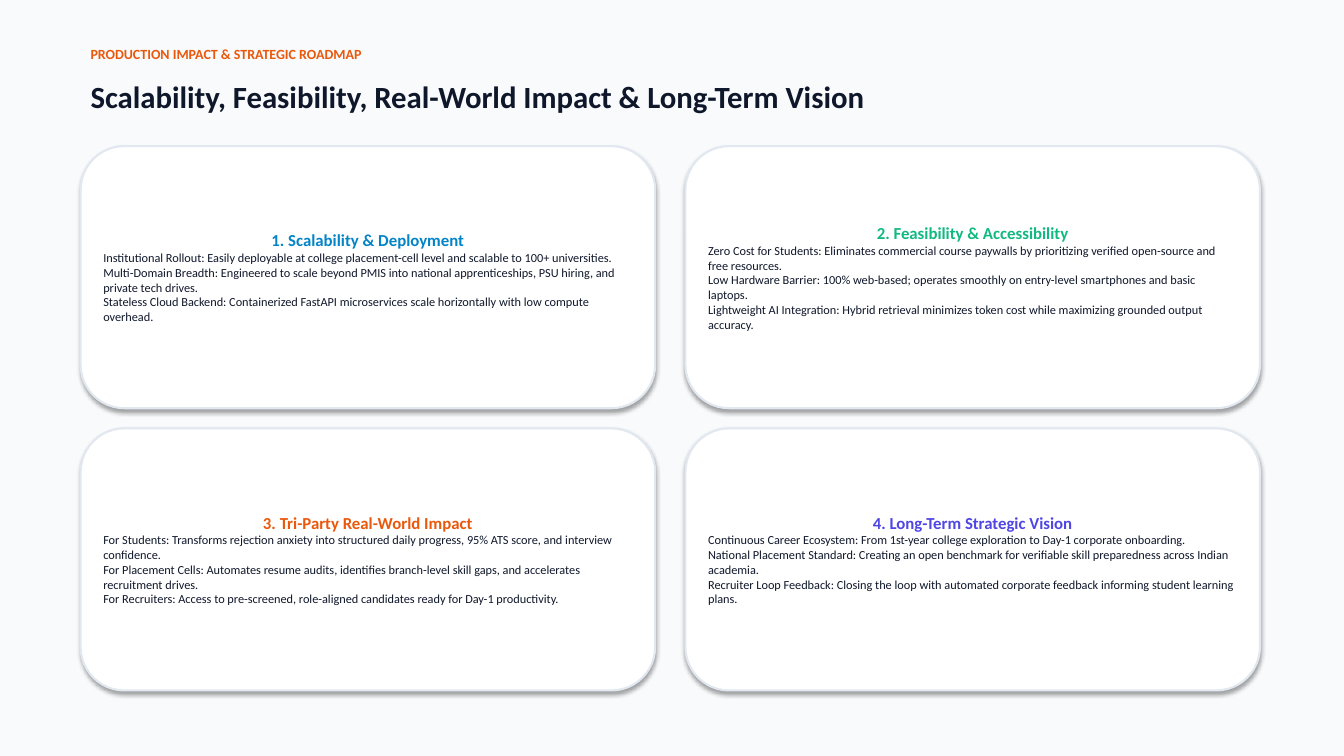
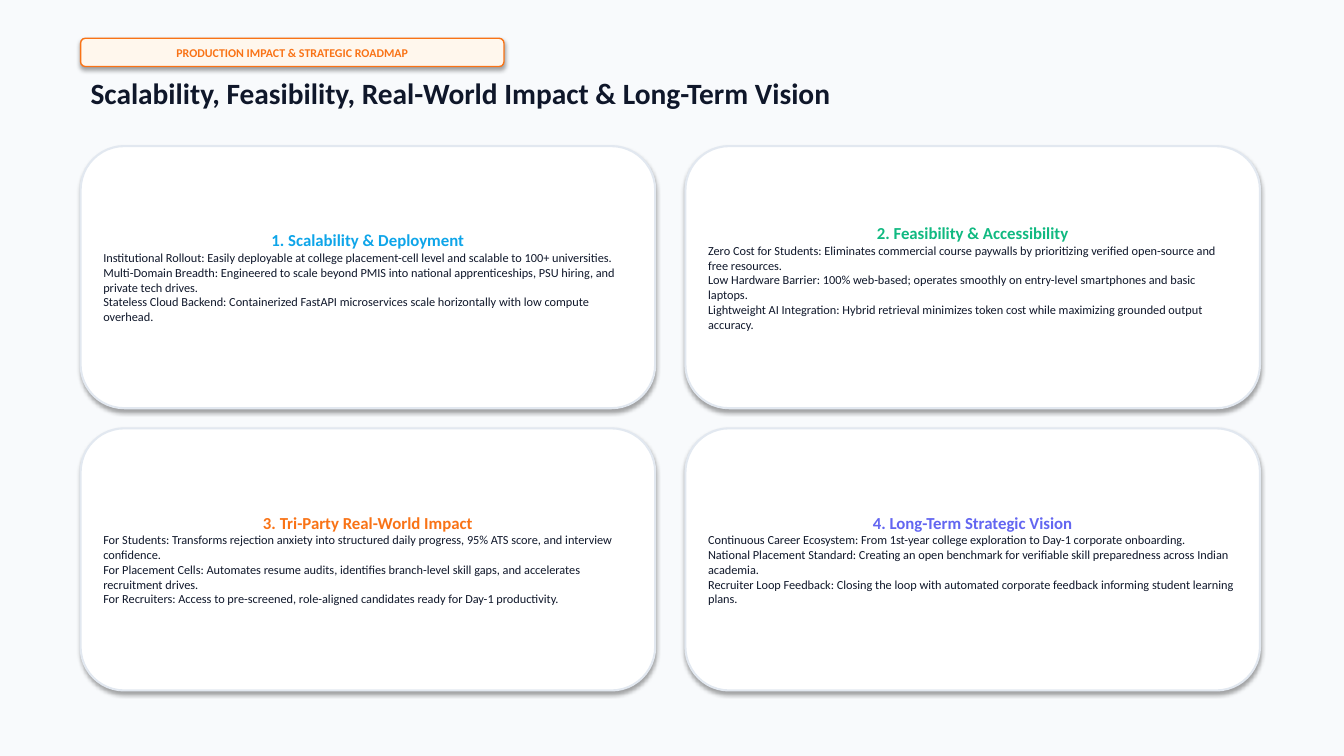
Before and after one commit to shivambhardwaj06/pmintership2.0, a slide deck: slide 7 of PM_Internship_AI_Career_Readiness_Platform.pptx. Drawn at 1344x756 pixels with LibreOffice and Linux fonts; fonts in the diff are those of the drawing. Boxes give left, top, right and bottom in pixels: in the first picture for what was removed or moved away, otherwise in the second. Text is boxed around its words. In the diff, an @@ line names an element or a change of style, - is before the commit and + after.

```diff
--- a/PM_Internship_AI_Career_Readiness_Platform.pptx
+++ b/PM_Internship_AI_Career_Readiness_Platform.pptx
@@ rounded rectangle "PRODUCTION IMPACT & STRATEGIC ROADMAP": place and size @@
-rounded rectangle "PRODUCTION IMPACT & STRATEGIC ROADMAP" at bbox=[91, 50, 361, 59]
+rounded rectangle "PRODUCTION IMPACT & STRATEGIC ROADMAP" at bbox=[81, 38, 504, 67]
@@ rounded rectangle "PRODUCTION IMPACT & STRATEGIC ROADMAP" at bbox=[81, 38, 504, 67]: size 10 to 8.5 pt, text colour #EA580C to #F97316; alignment left to centre; vertical alignment top to middle; fill none to #FFF7ED; outline none to #F97316 1 pt; shadow on @@
@@ text "Scalability, Feasibility, Real-World Impact & ..." at bbox=[91, 83, 830, 109]: size 22 to 21 pt @@
@@ text in rounded rectangle at bbox=[271, 234, 464, 249]: text colour #0284C7 to #0EA5E9 in "1. Scalability & Deployment" @@
@@ text in rounded rectangle at bbox=[263, 517, 472, 532]: text colour #EA580C to #F97316 in "3. Tri-Party Real-World Impact" @@
@@ text in rounded rectangle at bbox=[873, 517, 1072, 532]: text colour #4F46E5 to #6366F1 in "4. Long-Term Strategic Vision" @@
```
Also in this commit, not shown: 6 other slides changed, 8 other files.
